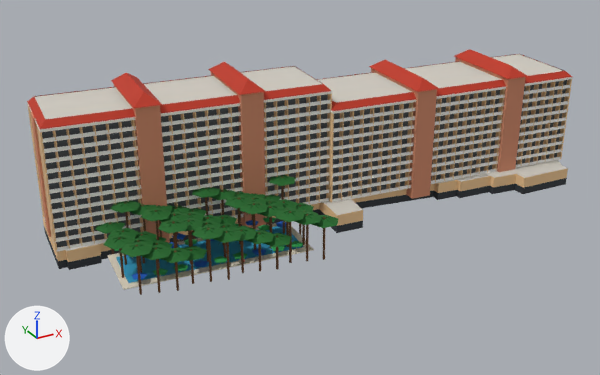
What one commit did to the glTF model game/models/hero/marriott_surfclub.glb.
Rendered twice from a camera (50 mm lens) standing at (-152.5, -224.8, 119.9) and looking at (-32.5, -6.6, 10.8). The lights are fixed; the arrows at lower left show +X, +Y and +Z. The first picture is the older version. Objects named as collision shapes, trigger or cutter boxes, shadow casters or lower levels of detail are left out. Vertices at exactly the same position are counted once.

Objects in the first picture: 'marriott_surfclub_lod0'.
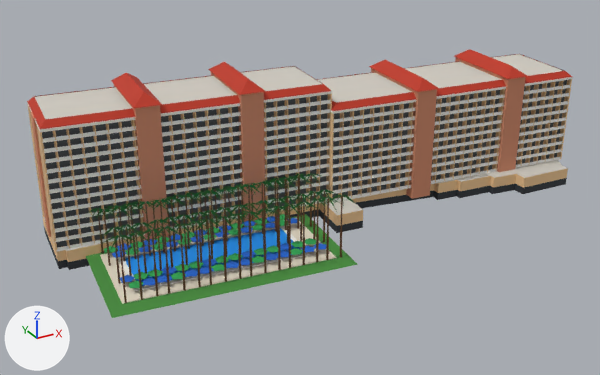
Location of each change, (x1, y1, x2, y2) in pixels of the pictures (600 x 375 px; the box of a moved part takes in the faces that stretch with it):
'marriott_surfclub_lod0', reshaped (9% taller)
    before: (27, 49, 573, 295)
    after: (27, 49, 573, 318)
part 1 of me_marriott_surfclub_lod0, moved or reshaped (not visible afterwards)
    before: (253, 204, 256, 250)
part 2 of me_marriott_surfclub_lod0, moved or reshaped (not visible afterwards)
    before: (155, 248, 161, 293)
part 3 of me_marriott_surfclub_lod0, moved or reshaped (not visible afterwards)
    before: (136, 245, 142, 295)
part 4 of me_marriott_surfclub_lod0, moved or reshaped (not visible afterwards)
    before: (119, 238, 124, 278)
part 5 of me_marriott_surfclub_lod0, moved or reshaped
    before: (172, 233, 186, 239)
    after: (212, 264, 224, 271)
part 6 of me_marriott_surfclub_lod0, moved or reshaped
    before: (154, 237, 166, 241)
    after: (227, 229, 238, 235)
part 7 of me_marriott_surfclub_lod0, added
    after: (305, 238, 316, 245)
part 8 of me_marriott_surfclub_lod0, added
    after: (112, 251, 126, 257)
part 9 of me_marriott_surfclub_lod0, added
    after: (120, 275, 135, 282)
part 10 of me_marriott_surfclub_lod0, added
    after: (139, 246, 153, 252)
part 11 of me_marriott_surfclub_lod0, added
    after: (202, 259, 217, 265)
part 12 of me_marriott_surfclub_lod0, added
    after: (241, 251, 255, 257)
part 13 of me_marriott_surfclub_lod0, added
    after: (243, 220, 256, 226)
part 14 of me_marriott_surfclub_lod0, added
    after: (280, 243, 293, 250)
part 15 of me_marriott_surfclub_lod0, added
    after: (314, 243, 327, 250)
part 16 of me_marriott_surfclub_lod0, added
    after: (106, 241, 111, 266)
part 17 of me_marriott_surfclub_lod0, deleted (green)
    before: (107, 196, 338, 263)
part 18 of me_marriott_surfclub_lod0, built on
    before: (95, 175, 326, 290)
    after: (86, 173, 357, 318)
part 19 of me_marriott_surfclub_lod0, recoloured
    before: (125, 189, 271, 291)
    after: (134, 200, 268, 279)

Edits to the bpy script that builds the scene:
```text
Change me_marriott_surfclub_lod0:
    remove me_marriott_surfclub_lod0.from_pydata(...)  # 7748 vertices, 5573 faces; spans x -111.0..76.0, y -40.0..28.0, z -2.0..49.0
    add me_marriott_surfclub_lod0.from_pydata(...)  # 9082 vertices, 6908 faces; spans x -111.0..76.0, y -45.0..28.0, z -2.0..49.0
    me_marriott_surfclub_lod0 part 1: the loose piece of 8 vertices spanning x -57.0, y -23.0, z 0.0..17.0 is scaled about its middle by (0.179, 0.179, 0.113), then moved by (-8.0, -4.0, -6.0)
    me_marriott_surfclub_lod0 part 2: the loose piece of 8 vertices spanning x -90.0, y -31.0..-30.0, z 0.0..14.0 is scaled about its middle by (0.179, 0.179, 0.138), then moved by (30.0, -1.0, -5.0)
    me_marriott_surfclub_lod0 part 3: the loose piece of 8 vertices spanning x -95.0, y -29.0..-28.0, z 0.0..16.0 is scaled about its middle by (0.179, 0.179, 0.124), then moved by (39.0, -3.0, -5.0)
    me_marriott_surfclub_lod0 part 4: the loose piece of 8 vertices spanning x -97.0, y -20.0..-19.0, z 0.0..14.0 is scaled about its middle by (0.179, 0.179, 0.138), then moved by (44.0, -9.0, -5.0)
    me_marriott_surfclub_lod0 part 5: the loose piece of 6 vertices spanning x -77.0..-73.0, y -9.0..-5.0, z 3.0..4.0 is moved by (3.0, -24.0, 0.0)
    me_marriott_surfclub_lod0 part 6: the loose piece of 6 vertices spanning x -83.0..-79.0, y -9.0..-4.0, z 3.0..4.0 is moved by (22.0, -6.0, 0.0)
    me_marriott_surfclub_lod0 part 7: the loose piece of 6 vertices spanning x -48.0..-44.0, y -31.0..-27.0, z 3.0..4.0 is copied, and the copy is moved by (4.0, -1.0, 0.0); it spans x -43.0..-39.0, y -31.0..-27.0, z 3.0..4.0
    me_marriott_surfclub_lod0 part 8: the loose piece of 6 vertices spanning x -93.0..-89.0, y -12.0..-8.0, z 3.0..4.0 is copied, and the copy is moved by (-4.0, 1.0, 0.0); it spans x -97.0..-92.0, y -11.0..-7.0, z 3.0..4.0
    me_marriott_surfclub_lod0 part 9: the loose piece of 6 vertices spanning x -96.0..-91.0, y -27.0..-22.0, z 3.0..4.0 is copied, and the copy is moved by (-3.0, 0.0, 0.0); it spans x -99.0..-95.0, y -26.0..-22.0, z 3.0..4.0
    me_marriott_surfclub_lod0 part 10: the loose piece of 6 vertices spanning x -87.0..-83.0, y -13.0..-9.0, z 3.0..4.0 is copied, and the copy is moved by (-2.0, 1.0, 0.0); it spans x -89.0..-84.0, y -12.0..-8.0, z 3.0..4.0
    me_marriott_surfclub_lod0 part 11: the loose piece of 6 vertices spanning x -78.0..-73.0, y -28.0..-24.0, z 3.0..4.0 is copied, and the copy is moved by (2.0, 0.0, 0.0); it spans x -75.0..-71.0, y -29.0..-24.0, z 3.0..4.0
    me_marriott_surfclub_lod0 part 12: the loose piece of 6 vertices spanning x -66.0..-61.0, y -29.0..-25.0, z 3.0..4.0 is copied, and the copy is moved by (2.0, 0.0, 0.0); it spans x -63.0..-59.0, y -30.0..-25.0, z 3.0..4.0
    me_marriott_surfclub_lod0 part 13: the loose piece of 6 vertices spanning x -53.0..-49.0, y -11.0..-7.0, z 3.0..4.0 is copied, and the copy is moved by (-1.0, 0.0, 0.0); it spans x -54.0..-50.0, y -11.0..-7.0, z 3.0..4.0
    me_marriott_surfclub_lod0 part 14: the loose piece of 6 vertices spanning x -54.0..-50.0, y -30.0..-26.0, z 3.0..4.0 is copied, and the copy is moved by (2.0, 0.0, 0.0); it spans x -51.0..-47.0, y -31.0..-26.0, z 3.0..4.0
    me_marriott_surfclub_lod0 part 15: the loose piece of 6 vertices spanning x -48.0..-44.0, y -31.0..-27.0, z 3.0..4.0 is copied, and the copy is moved by (6.0, -5.0, 0.0); it spans x -42.0..-38.0, y -36.0..-31.0, z 3.0..4.0
    me_marriott_surfclub_lod0 part 16: the loose piece of 8 vertices spanning x -95.0..-94.0, y -3.0, z 0.0..11.0 is copied, and the copy is moved by (-3.0, -8.0, -1.0); it spans x -98.0, y -11.0, z 0.0..10.0
    me_marriott_surfclub_lod0 part 17: 46 loose pieces with 402 vertices, spanning x -100.0..-36.0, y -40.0..-1.0, z 9.0..17.0, are deleted
    me_marriott_surfclub_lod0 part 18: 308 vertices moved from x -99.0..-37.0, y -36.0..1.0, z 0.0..17.0 to x -98.0..-34.0, y -45.0..-2.0, z 0.0..21.0; 772 vertices removed from x -101.0..-35.0, y -39.0..1.0, z 0.0..17.0; 2384 vertices added at x -106.0..-29.0, y -44.0..2.0, z 0.0..22.0
    me_marriott_surfclub_lod0 part 19: 39 kept faces spanning x -95.0..-39.0, y -36.0..-6.0, z 2.0..21.0 get new vertex colours
    other edits to the shape of me_marriott_surfclub_lod0 do not show in these pictures
```
